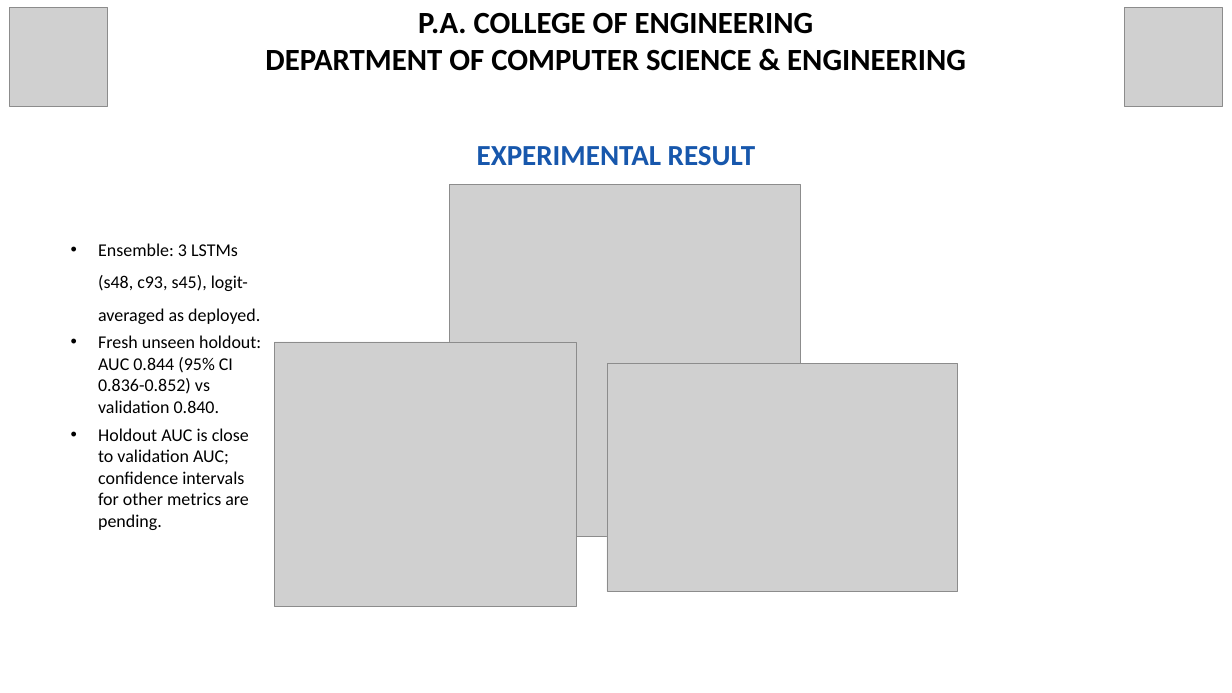
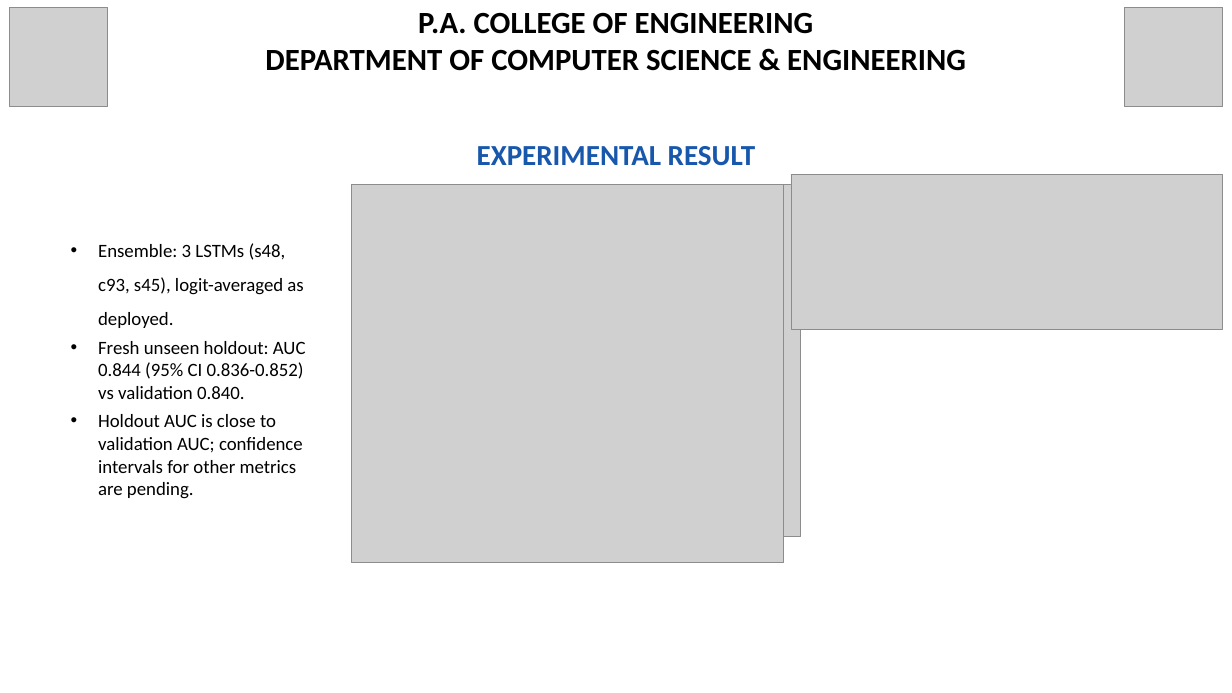
Before and after one commit to Dinaltium/SynCura, a slide deck: slide 9 of ppt/SynCura_Deck_V3_FINAL.pptx. Drawn at 1232x693 pixels with LibreOffice and Linux fonts; fonts in the diff are those of the drawing; grey boxes stand for pictures. Boxes give left, top, right and bottom in pixels: in the first picture for what was removed or moved away, otherwise in the second. Text is boxed around its words. In the diff, an @@ line names an element or a change of style, - is before the commit and + after.

Commit message:
adjust deck fonts and alignment

```diff
--- a/ppt/SynCura_Deck_V3_FINAL.pptx
+++ b/ppt/SynCura_Deck_V3_FINAL.pptx
@@ picture: place and size @@
-picture at [607, 363, 957, 591]
+picture at [791, 174, 1223, 329]
@@ picture: place and size @@
-picture at [274, 342, 576, 606]
+picture at [352, 185, 784, 563]
@@ text "Ensemble: 3 LSTMs (s48, c93, ..." at [98, 243, 306, 499]: size 21 to 22 pt @@
```
Also in this commit, not shown: 12 other slides changed.
